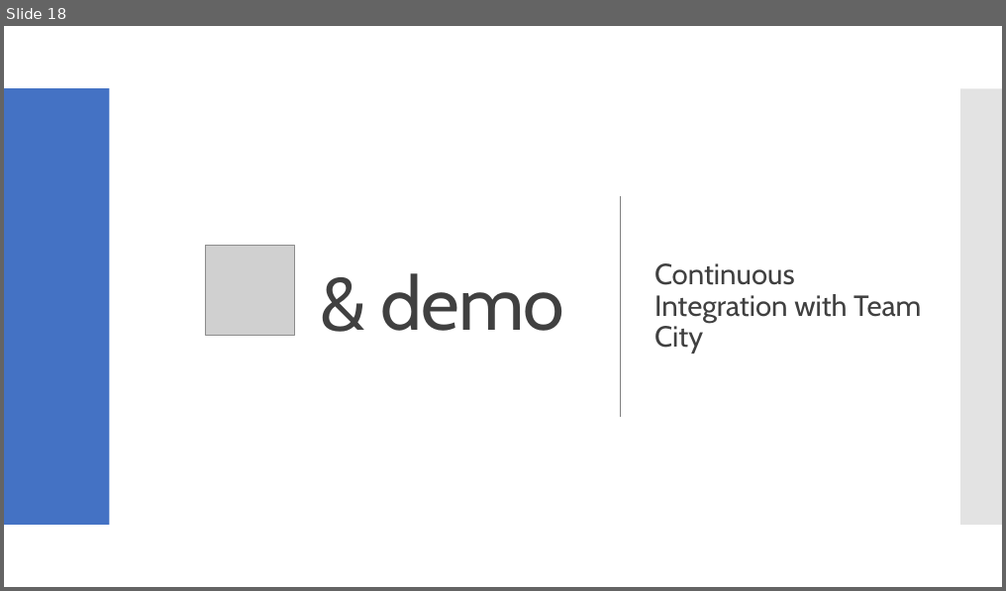
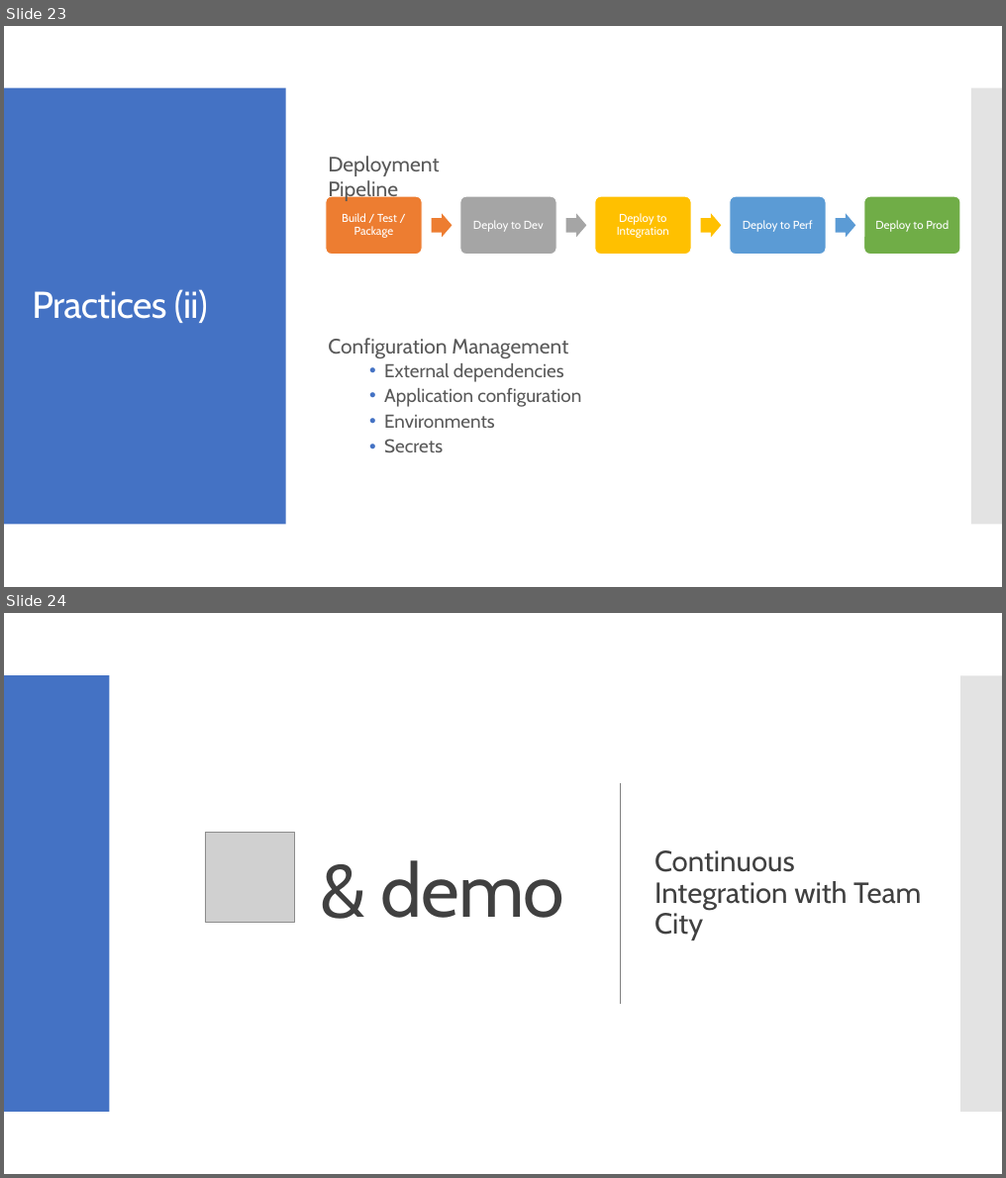
Before and after one commit to milodotnet/bootcamp, a slide deck: Bootcamp-ContinuousDelivery.pptx. Shown one above the other, each under a label of ours: slide 18 before the commit, slides 23 and 24 after it. The pictures are 1006x591 and 1006x1178 pixels, drawn with LibreOffice and Linux fonts; fonts in the diff are those of the drawing; grey boxes stand for pictures. Boxes give left, top, right and bottom in pixels: in the first picture for what was removed or moved away, otherwise in the second. Text is boxed around its words. In the diff, an @@ line names an element or a change of style, - is before the commit and + after.

```diff
--- a/Bootcamp-ContinuousDelivery.pptx
+++ b/Bootcamp-ContinuousDelivery.pptx
@@ slide 23 added at <box>4,26,1002,587</box>, background #FFFFFF @@
@@ rectangle added at <box>4,88,286,525</box>, fill #4472C4 @@
@@ rectangle added at <box>971,88,1002,525</box>, fill #C8C8C8 at 50% opacity @@
@@ text added at <box>328,156,439,203</box>, 20 pt, text #595959 @@
+Deployment Pipeline
@@ group added at <box>326,196,960,255</box>: 5 rounded rectangles, 5 texts, 4 right arrows @@
+Build / Test / Package
+Deploy to Dev
+Deploy to Integration
+Deploy to Perf
+Deploy to Prod
@@ title added at <box>32,289,208,323</box>, 36 pt, text #FFFFFF @@
+Practices (ii)
@@ text added at <box>328,338,581,454</box>, 18 pt, text #595959 @@
+Configuration Management
+  • External dependencies
+  • Application configuration
+  • Environments
+  • Secrets
@@ what was slide 18 is now slide 24 @@
```
Also in this commit, not shown: 1 slide changed, 5 other slides added.
